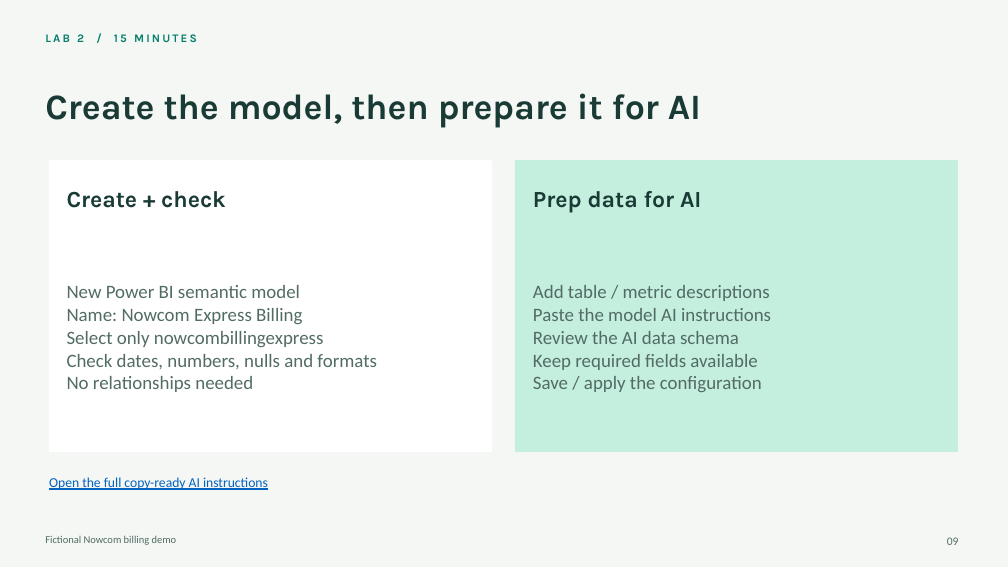
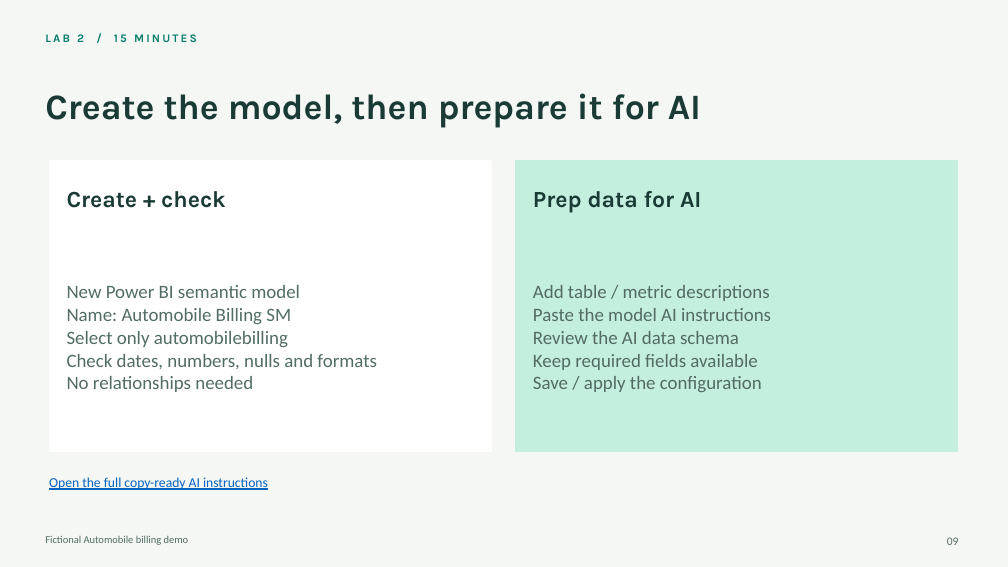
Before and after one commit to krepko7/FabricDataAgents1, a slide deck: slide 9 of workshop-express/Workshop-Express.pptx. Drawn at 1008x567 pixels with LibreOffice and Linux fonts; fonts in the diff are those of the drawing. Boxes give left, top, right and bottom in pixels: in the first picture for what was removed or moved away, otherwise in the second. Text is boxed around its words. In the diff, an @@ line names an element or a change of style, - is before the commit and + after.

```diff
--- a/workshop-express/Workshop-Express.pptx
+++ b/workshop-express/Workshop-Express.pptx
@@ text at box(67, 308, 291, 347): text changed @@
-Name: Nowcom Express Billing
-Select only nowcombillingexpress
+Name: Automobile Billing SM
+Select only automobilebilling
@@ text at box(45, 536, 189, 545): text changed @@
-Fictional Nowcom billing demo
+Fictional Automobile billing demo
```
Also in this commit, not shown: 19 other slides changed, 11 other files.
